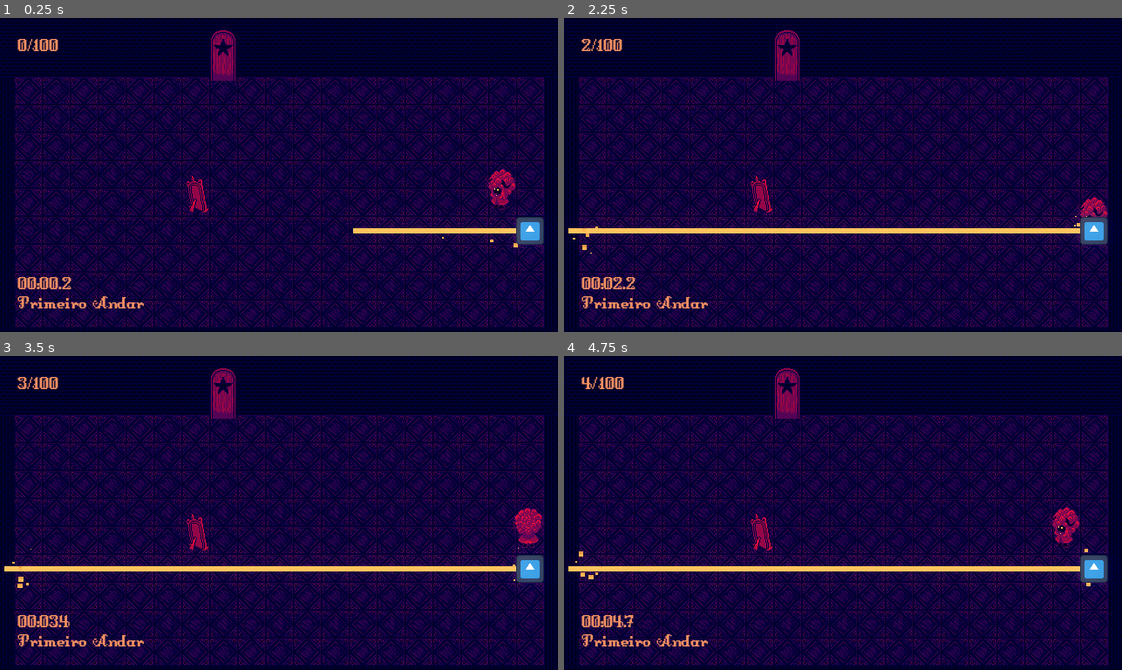
Above: before the commit, frames 1-4 (two rows, left to right).
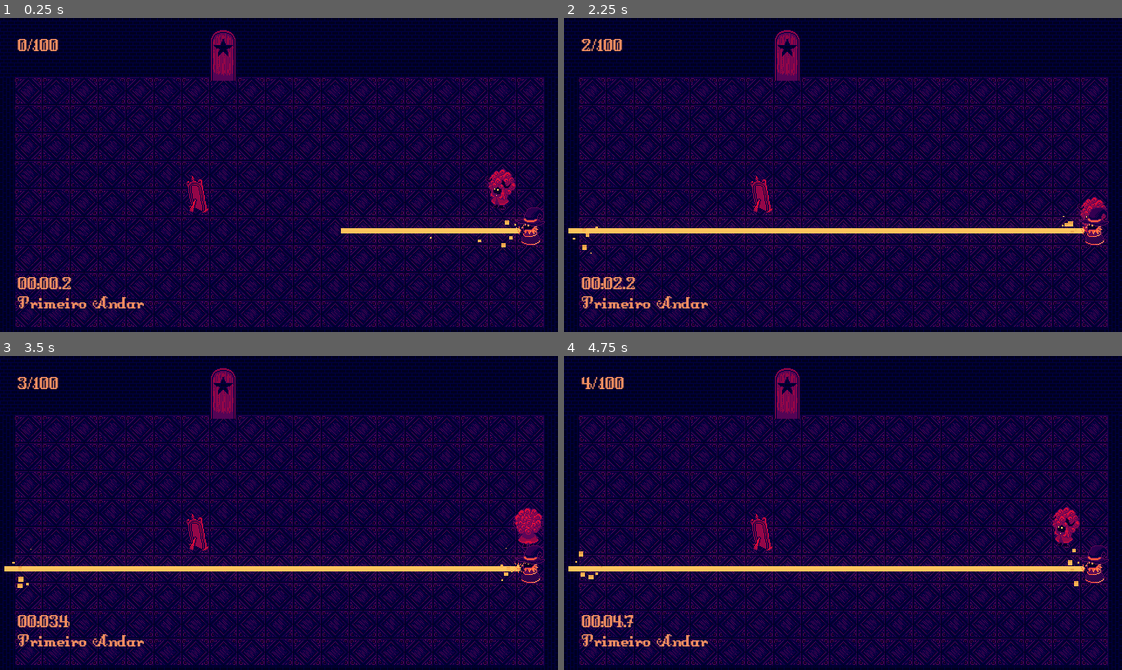
Above: after the commit, the same moments.

Repository: FelipeFernandesAlves/Cover-Jam-2026
Game: Godot game, scene res://scenes/levels/level_1.tscn
Two runs of this game, one before a commit and one after it. Both use one fixed random seed, a clock stepped at 60 frames per second and the inputs below. This scene is started directly instead of the project's main scene. The engine's default icon, where the game draws it, is replaced by a stand-in: a white triangle on a blue panel in a dark square.
Inputs:
- Up to frame 1 (0.25 s): no input
- Up to frame 2 (2.25 s): tap Enter (ui_accept) at 0.5, 0.77, 1.52 s; hold D (right) 0.53-1.28 s; hold Space (dialog_interact) 0.53-1.28 s; hold S (down) 1.28-2.03 s; tap Down (look_down) at 1.35 s; hold D (right) from 2.03 s (still down); tap Left (look_left) at 2.1 s
- Up to frame 3 (3.5 s): release D (right) at 2.78 s; hold W (up) from 2.78 s (still down); tap Right (look_right) at 2.85 s; tap Enter (ui_accept) at 3.02 s
- Up to frame 4 (4.75 s): release W (up) at 3.53 s; hold A (left) from 3.53 s (still down); tap Up (look_up) at 3.6 s; tap Enter (ui_accept) at 3.77, 4.52 s; tap Space (dialog_interact) at 4.35 s

The runs differ from the first frame. In frame 1, 0.6% of the frame differs, in the area x 61-98%, y 60-74%; in frame 2, 0.6%; in frame 3, 0.5%; in frame 4, 0.6%.

Commit message:
fix: mage sprites in level

Diff:
--- a/entities/light_emissor.tscn
+++ b/entities/light_emissor.tscn
@@ -1,18 +1,156 @@
 [gd_scene format=3 uid="uid://dxq4biftakvx0"]
 
 [ext_resource type="Script" uid="uid://cg0dy2oypa07s" path="res://scripts/GridVisual.gd" id="1_ipnov"]
-[ext_resource type="Texture2D" uid="uid://cc5r2688uk712" path="res://icon.svg" id="2_05srf"]
+[ext_resource type="Texture2D" uid="uid://cv6i5vfh4lk0r" path="res://assets/idle_magic.png" id="2_ipnov"]
+
+[sub_resource type="AtlasTexture" id="AtlasTexture_05srf"]
+atlas = ExtResource("2_ipnov")
+region = Rect2(0, 0, 48, 48)
+
+[sub_resource type="AtlasTexture" id="AtlasTexture_ougkk"]
+atlas = ExtResource("2_ipnov")
+region = Rect2(48, 0, 48, 48)
+
+[sub_resource type="AtlasTexture" id="AtlasTexture_45tgy"]
+atlas = ExtResource("2_ipnov")
+region = Rect2(96, 0, 48, 48)
+
+[sub_resource type="AtlasTexture" id="AtlasTexture_7ctvu"]
+atlas = ExtResource("2_ipnov")
+region = Rect2(144, 0, 48, 48)
+
+[sub_resource type="AtlasTexture" id="AtlasTexture_ya7n0"]
+atlas = ExtResource("2_ipnov")
+region = Rect2(192, 0, 48, 48)
+
+[sub_resource type="AtlasTexture" id="AtlasTexture_rwt77"]
+atlas = ExtResource("2_ipnov")
+region = Rect2(240, 0, 48, 48)
+
+[sub_resource type="AtlasTexture" id="AtlasTexture_jcsv1"]
+atlas = ExtResource("2_ipnov")
+region = Rect2(288, 0, 48, 48)
+
+[sub_resource type="AtlasTexture" id="AtlasTexture_1dyf6"]
+atlas = ExtResource("2_ipnov")
+region = Rect2(336, 0, 48, 48)
+
+[sub_resource type="AtlasTexture" id="AtlasTexture_8p7cs"]
+atlas = ExtResource("2_ipnov")
+region = Rect2(384, 0, 48, 48)
+
+[sub_resource type="AtlasTexture" id="AtlasTexture_ykha1"]
+atlas = ExtResource("2_ipnov")
+region = Rect2(432, 0, 48, 48)
+
+[sub_resource type="AtlasTexture" id="AtlasTexture_05kjp"]
+atlas = ExtResource("2_ipnov")
+region = Rect2(480, 0, 48, 48)
+
+[sub_resource type="AtlasTexture" id="AtlasTexture_470bu"]
+atlas = ExtResource("2_ipnov")
+region = Rect2(528, 0, 48, 48)
+
+[sub_resource type="AtlasTexture" id="AtlasTexture_q6e2b"]
+atlas = ExtResource("2_ipnov")
+region = Rect2(576, 0, 48, 48)
+
+[sub_resource type="AtlasTexture" id="AtlasTexture_ti0hx"]
+atlas = ExtResource("2_ipnov")
+region = Rect2(624, 0, 48, 48)
+
+[sub_resource type="AtlasTexture" id="AtlasTexture_2dd4l"]
+atlas = ExtResource("2_ipnov")
+region = Rect2(672, 0, 48, 48)
+
+[sub_resource type="AtlasTexture" id="AtlasTexture_0638g"]
+atlas = ExtResource("2_ipnov")
+region = Rect2(720, 0, 48, 48)
+
+[sub_resource type="AtlasTexture" id="AtlasTexture_ifk2w"]
+atlas = ExtResource("2_ipnov")
+region = Rect2(768, 0, 48, 48)
+
+[sub_resource type="AtlasTexture" id="AtlasTexture_4okv5"]
+atlas = ExtResource("2_ipnov")
+region = Rect2(816, 0, 48, 48)
+
+[sub_resource type="SpriteFrames" id="SpriteFrames_hokx2"]
+animations = [{
+"frames": [{
+"duration": 1.0,
+"texture": SubResource("AtlasTexture_05srf")
+}, {
+"duration": 1.0,
+"texture": SubResource("AtlasTexture_ougkk")
+}, {
+"duration": 1.0,
+"texture": SubResource("AtlasTexture_45tgy")
+}, {
+"duration": 1.0,
+"texture": SubResource("AtlasTexture_7ctvu")
+}, {
+"duration": 1.0,
+"texture": SubResource("AtlasTexture_ya7n0")
+}, {
+"duration": 1.0,
+"texture": SubResource("AtlasTexture_rwt77")
+}, {
+"duration": 1.0,
+"texture": SubResource("AtlasTexture_jcsv1")
+}, {
+"duration": 1.0,
+"texture": SubResource("AtlasTexture_1dyf6")
+}, {
+"duration": 1.0,
+"texture": SubResource("AtlasTexture_8p7cs")
+}, {
+"duration": 1.0,
+"texture": SubResource("AtlasTexture_ykha1")
+}, {
+"duration": 1.0,
+"texture": SubResource("AtlasTexture_05kjp")
+}, {
+"duration": 1.0,
+"texture": SubResource("AtlasTexture_470bu")
+}, {
+"duration": 1.0,
+"texture": SubResource("AtlasTexture_q6e2b")
+}, {
+"duration": 1.0,
+"texture": SubResource("AtlasTexture_ti0hx")
+}, {
+"duration": 1.0,
+"texture": SubResource("AtlasTexture_2dd4l")
+}, {
+"duration": 1.0,
+"texture": SubResource("AtlasTexture_0638g")
+}, {
+"duration": 1.0,
+"texture": SubResource("AtlasTexture_ifk2w")
+}, {
+"duration": 1.0,
+"texture": SubResource("AtlasTexture_4okv5")
+}],
+"loop": true,
+"name": &"default",
+"speed": 9.0
+}]
 
 [sub_resource type="RectangleShape2D" id="RectangleShape2D_ipnov"]
-size = Vector2(8, 8)
+size = Vector2(22, 25)
 
 [node name="LightEmissor" type="StaticBody2D" unique_id=1046029252]
 script = ExtResource("1_ipnov")
 metadata/_custom_type_script = "uid://cg0dy2oypa07s"
 
-[node name="Sprite" type="Sprite2D" parent="." unique_id=864095920]
-scale = Vector2(0.25, 0.25)
-texture = ExtResource("2_05srf")
+[node name="Sprites" type="AnimatedSprite2D" parent="." unique_id=680615932]
+position = Vector2(-4, -4)
+sprite_frames = SubResource("SpriteFrames_hokx2")
+autoplay = "default"
+frame_progress = 0.40893936
+flip_h = true
 
 [node name="CollisionShape2D" type="CollisionShape2D" parent="." unique_id=1466752015]
+position = Vector2(4, 6)
 shape = SubResource("RectangleShape2D_ipnov")
--- a/scenes/levels/level_1.tscn
+++ b/scenes/levels/level_1.tscn
@@ -41,6 +41,7 @@
 
 [node name="LightBeam" parent="Objects/LightEmissor" index="2" unique_id=924739334 instance=ExtResource("4_x42e6")]
 show_behind_parent = true
+position = Vector2(-14, 0)
 impact_dir = Vector2(-1, 0)
 
 [node name="Door" parent="Objects" parent_id_path=PackedInt32Array(1263056560) index="3" unique_id=1687111465 instance=ExtResource("6_sk5k4")]
Binary file added: assets/idle_magic.png
Not shown, added: assets/idle_magic.png.import
